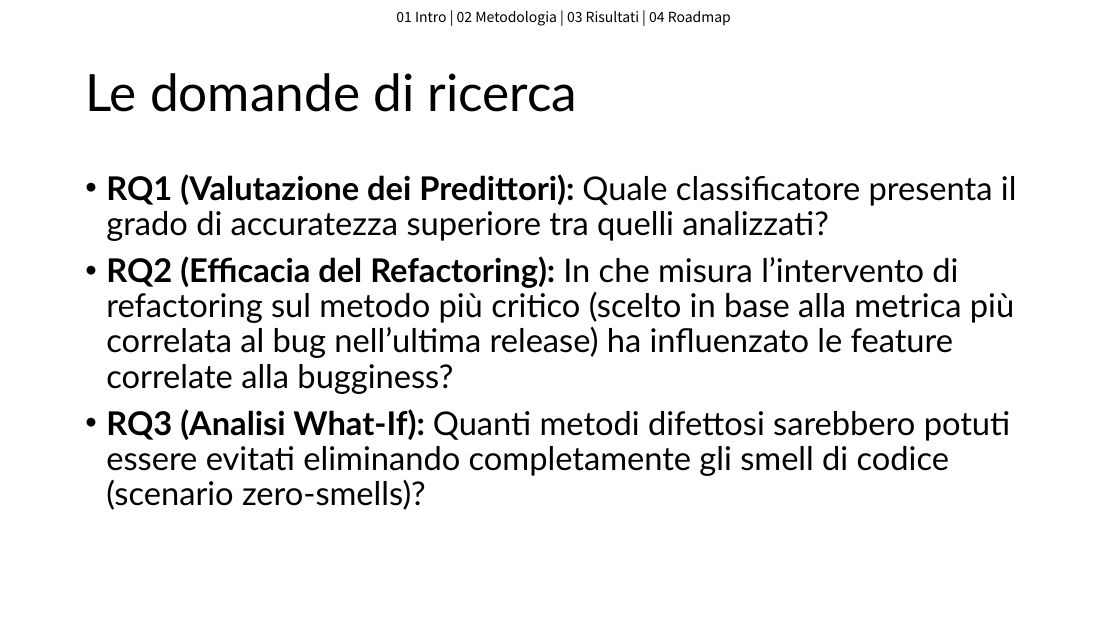
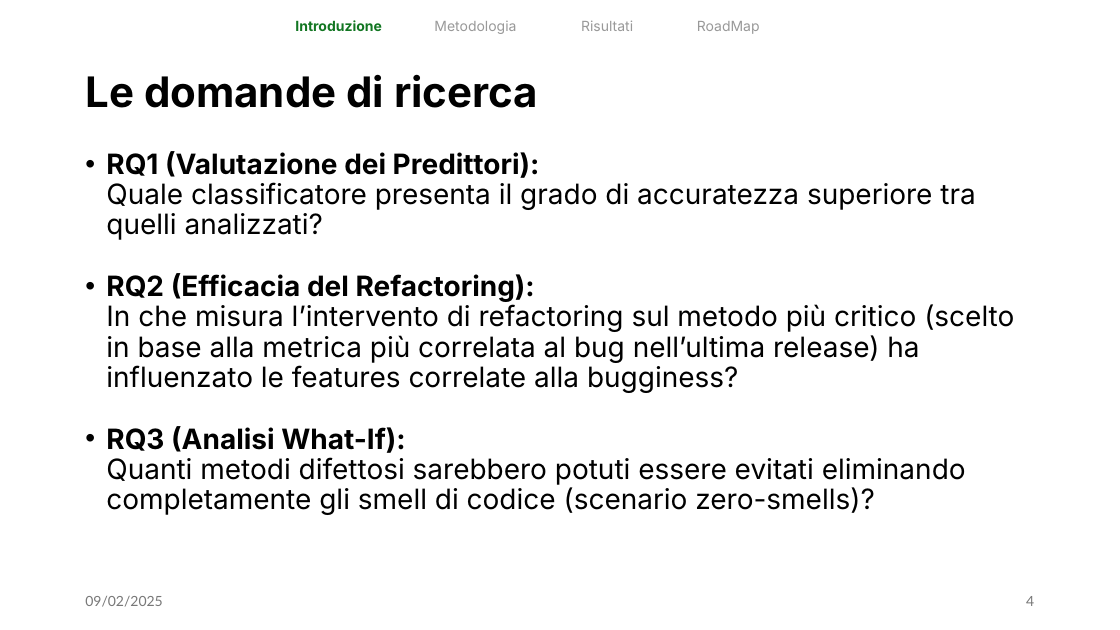
Before and after one commit to flavio-simonelli/ProjectAnalyzerAI, a slide deck: slide 4 of PresentazioneISW2Prediction.pptx. Drawn at 1120x630 pixels with LibreOffice and Linux fonts; fonts in the diff are those of the drawing. Boxes give left, top, right and bottom in pixels: in the first picture for what was removed or moved away, otherwise in the second. Text is boxed around its words. In the diff, an @@ line names an element or a change of style, - is before the commit and + after.

```diff
--- a/PresentazioneISW2Prediction.pptx
+++ b/PresentazioneISW2Prediction.pptx
@@ text added at (x1=295, y1=20, x2=382, y2=31), 12 pt, text #127622, bold @@
+Introduzione
@@ text removed at (x1=396, y1=11, x2=731, y2=26) @@
-01 Intro | 02 Metodologia | 03 Risultati | 04 Roadmap
@@ text added at (x1=434, y1=21, x2=516, y2=34), 12 pt, text #999999 @@
+Metodologia
@@ text added at (x1=581, y1=20, x2=633, y2=31), 12 pt, text #999999 @@
+Risultati
@@ text added at (x1=697, y1=21, x2=760, y2=34), 12 pt, text #999999 @@
+RoadMap
@@ title "Le domande di ricerca" at (x1=85, y1=74, x2=538, y2=108): size 44 to 36 pt, font Lato to Inter, bold on @@
@@ text "RQ1 (Valutazione dei Predittori): Quale ..." moved from (x1=106, y1=174, x2=1017, y2=510) to (x1=106, y1=151, x2=1014, y2=515) @@
@@ text at (x1=106, y1=151, x2=975, y2=515): size 28 to 24 pt, font Lato to Inter in "RQ1 (Valutazione dei Predittori): Quale classificatore prese ...", "RQ3 (Analisi What-If): Quanti metodi difettosi sarebbero ..."; more space between paragraphs @@
@@ text at (x1=106, y1=273, x2=1014, y2=393): text changed; size 28 to 24 pt; font Lato to Inter @@
-• RQ2 (Efficacia del Refactoring): In che misura l’intervento di refactoring sul metodo più critico (scelto in base alla metrica più correlata al bug nell’ultima release) ha influenzato le feature correlate alla bugginess?
+• RQ2 (Efficacia del Refactoring):
+  In che misura l’intervento di refactoring sul metodo più critico (scelto in base alla metrica più correlata al bug nell’ultima release) ha influenzato le features correlate alla bugginess?
@@ text added at (x1=85, y1=596, x2=162, y2=607), 12 pt, text #797979 @@
+09/02/2025
@@ page number added at (x1=1026, y1=596, x2=1034, y2=606), 12 pt, text #797979 @@
+4
```
Also in this commit, not shown: 18 other slides changed, 4 slides added, 3 slides removed, 1 other file.
